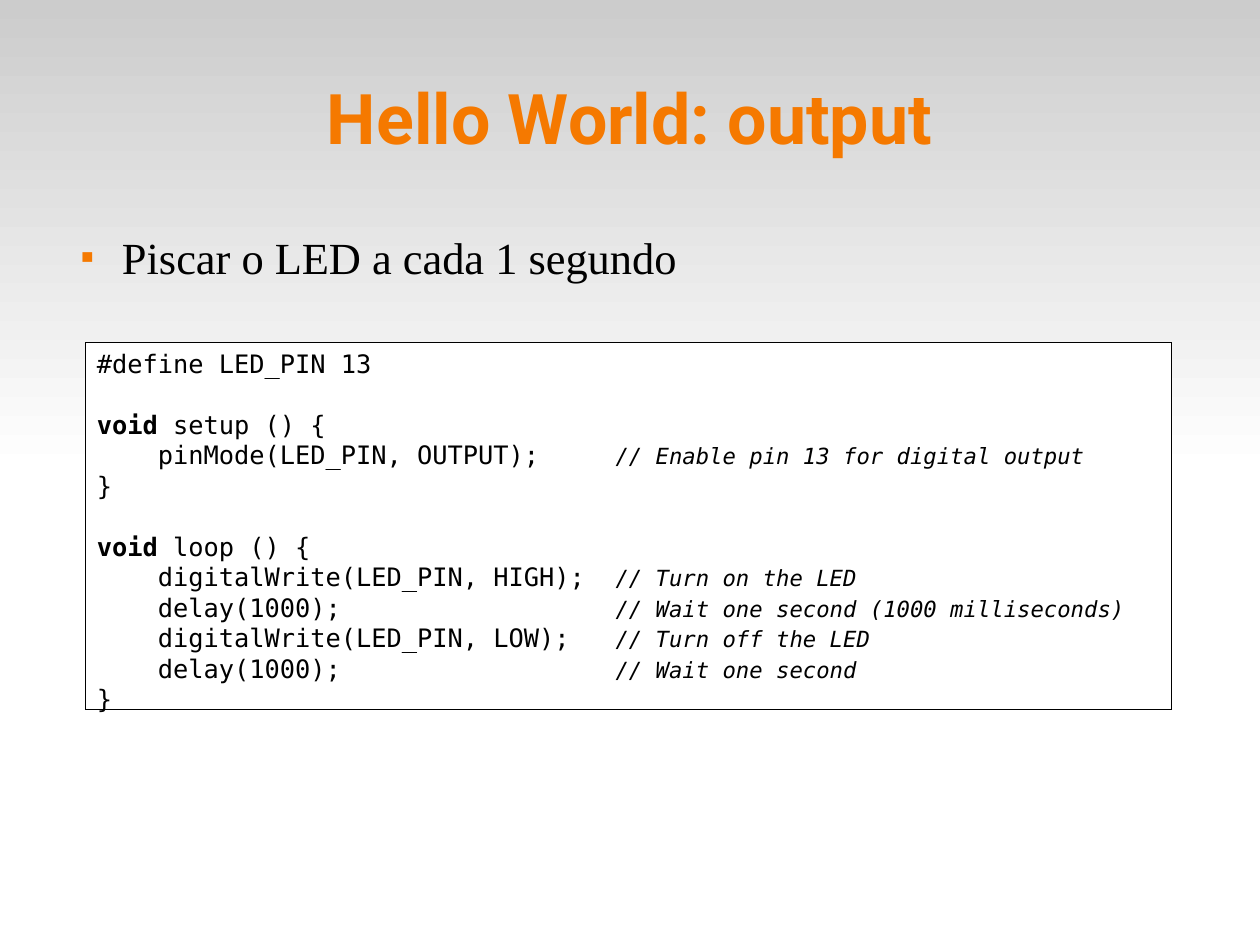
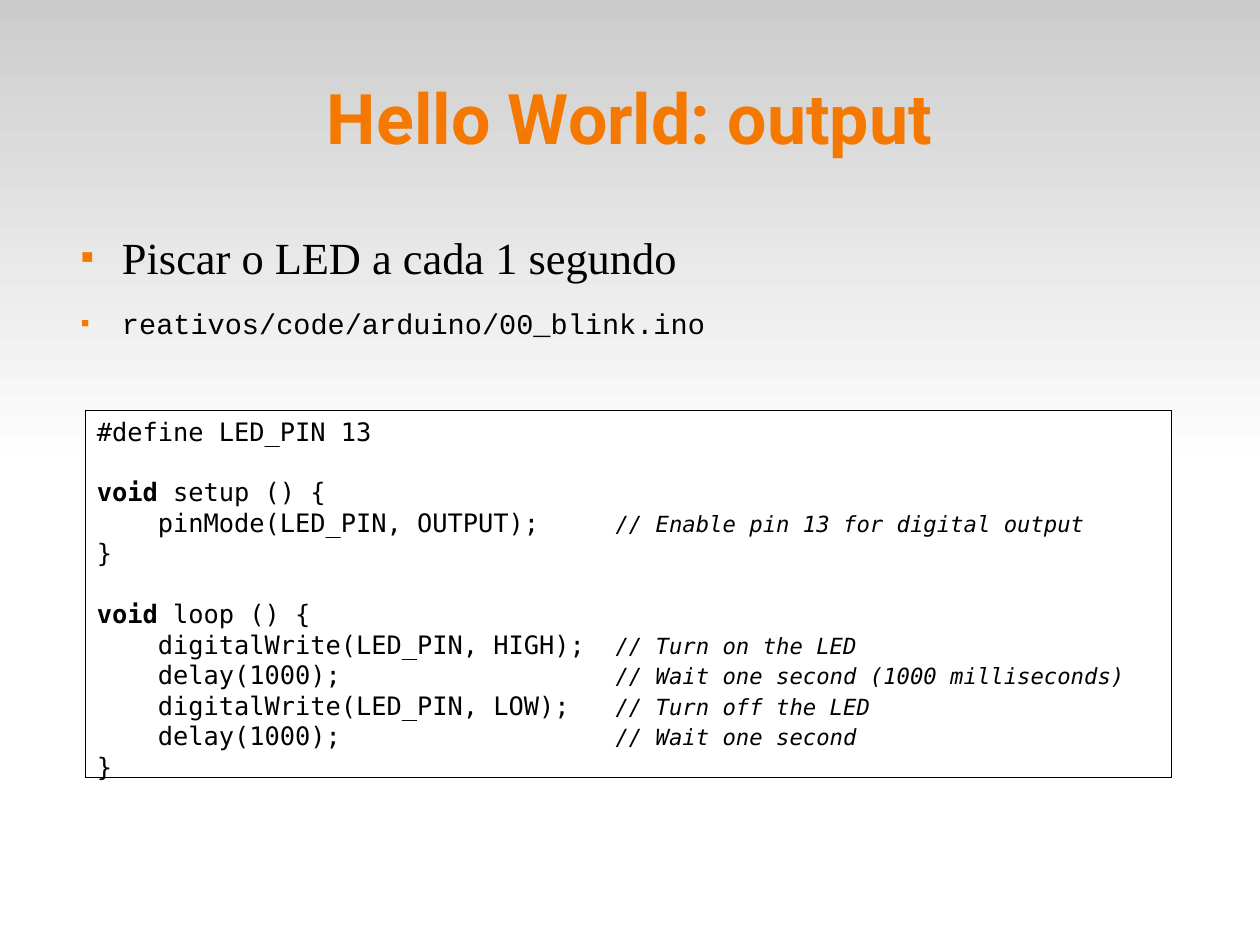
Before and after one commit to fsantanna-uerj/reativos, a slide deck: slide 3 of slides/02_arduino.odp. Drawn at 1260x945 pixels with LibreOffice and Linux fonts; fonts in the diff are those of the drawing. Boxes give left, top, right and bottom in pixels: in the first picture for what was removed or moved away, otherwise in the second. Text is boxed around its words. In the diff, an @@ line names an element or a change of style, - is before the commit and + after.

```diff
--- a/slides/02_arduino.odp
+++ b/slides/02_arduino.odp
@@ text at box(122, 314, 705, 337): paragraph added @@
+■ reativos/code/arduino/00_blink.ino
@@ rectangle "#define LED_PIN 13": place and size @@
-rectangle "#define LED_PIN 13" at box(86, 343, 1172, 710)
+rectangle "#define LED_PIN 13" at box(86, 410, 1172, 777)
```
Also in this commit, not shown: 3 other slides changed, 1 slide added, 4 other files.
